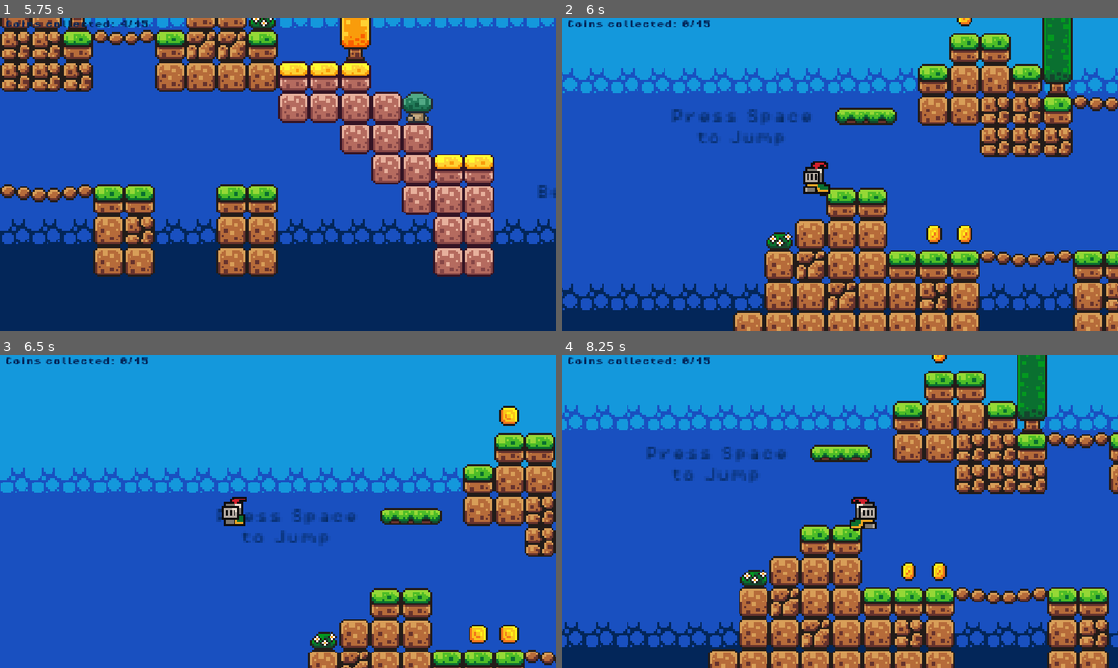
Above: before the commit, frames 1-4 (two rows, left to right).
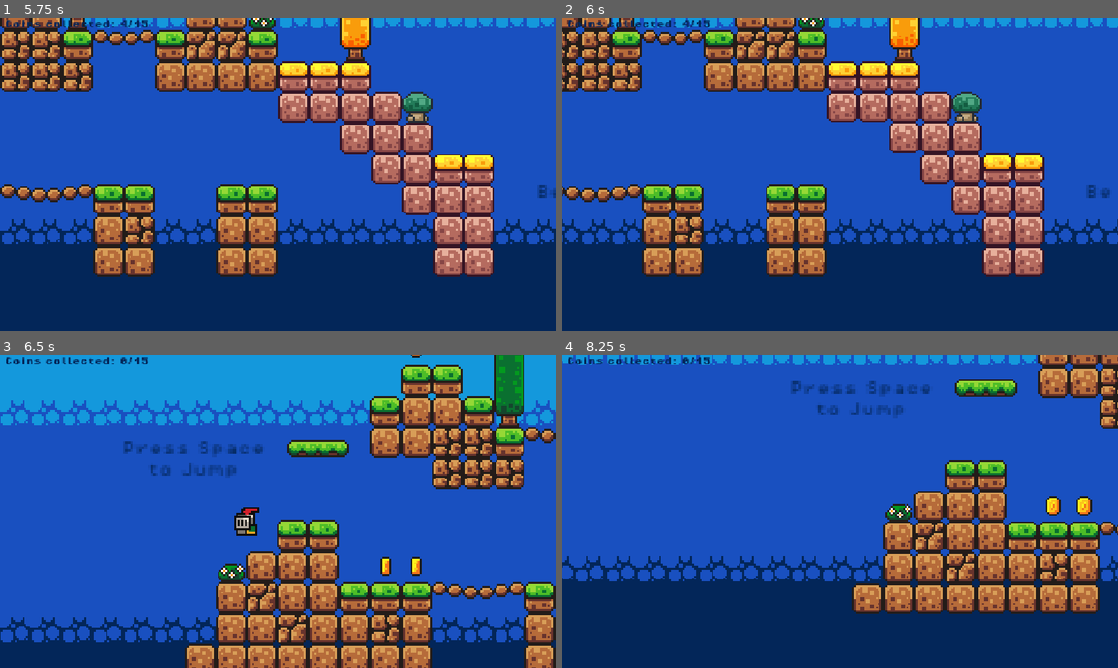
Above: after the commit, the same moments.

Repository: andymiao35/godot_practice_projects
Game: Godot game, scene res://scenes/game.tscn
The game is run twice, just before and just after one commit, with the same random seed, the same clock (stepped at 60 frames per second) and the same inputs.
Inputs:
- Up to frame 1 (5.75 s): tap Space (jump) at 0.5, 0.6, 0.77, 1.07, 1.25, 1.35, 1.52, 1.82, 2, 2.1, 2.75, 2.85, 3.02, 3.32, 3.5, 3.6, 3.77, 4.07, 4.25, 4.35, 4.52, 4.82, 5.1 s; hold Right (move_right) 0.53-2.03 s; hold Left (move_left) 2.03-2.78 s; hold Right (move_right) 2.78-4.28 s; hold Left (move_left) 4.28-5.03 s; hold Right (move_right) from 5.03 s (still down)
- Up to frame 2 (6 s): release Right (move_right) at 5.78 s; hold Left (move_left) from 5.78 s (still down); tap Space (jump) at 5.85 s
- Up to frame 3 (6.5 s): keep holding Left (move_left); tap Space (jump) at 6.02, 6.32 s
- Up to frame 4 (8.25 s): tap Space (jump) at 6.6, 6.77, 7.07, 7.35, 7.52, 7.82, 8.1 s; release Left (move_left) at 7.28 s; hold Right (move_right) from 7.28 s (still down)

Frame 1 is identical in both runs. In frame 2, 66% of the frame differs, in the area x 0-100%, y 0-100%; in frame 3, 50%; in frame 4, 63%.

Commit message:
feat: added death sound effect

Diff:
--- a/p1_youtube_brackeys_tutorial/scenes/killzone.tscn
+++ b/p1_youtube_brackeys_tutorial/scenes/killzone.tscn
@@ -1,14 +1,18 @@
 [gd_scene format=3 uid="uid://bnirjn0ifs723"]
 
 [ext_resource type="Script" uid="uid://jhnurmit3w3p" path="res://scripts/killzone.gd" id="1_xlapc"]
+[ext_resource type="AudioStream" uid="uid://dms21sd6w1rfs" path="res://assets/sounds/explosion.wav" id="2_kl8fp"]
 
 [node name="Killzone" type="Area2D" unique_id=1217211395]
 collision_mask = 2
 script = ExtResource("1_xlapc")
 
 [node name="Timer" type="Timer" parent="." unique_id=1265202024]
-wait_time = 0.6
+wait_time = 0.8
 one_shot = true
+
+[node name="DeathSoundEffect" type="AudioStreamPlayer2D" parent="." unique_id=947071638]
+stream = ExtResource("2_kl8fp")
 
 [connection signal="body_entered" from="." to="." method="_on_body_entered"]
 [connection signal="timeout" from="Timer" to="." method="_on_timer_timeout"]
--- a/p1_youtube_brackeys_tutorial/scenes/player.tscn
+++ b/p1_youtube_brackeys_tutorial/scenes/player.tscn
@@ -192,6 +192,6 @@
 wait_time = 0.15
 one_shot = true
 
-[node name="AudioStreamPlayer2D" type="AudioStreamPlayer2D" parent="." unique_id=346540002]
+[node name="JumpSoundEffect" type="AudioStreamPlayer2D" parent="." unique_id=346540002]
 stream = ExtResource("3_qhqgy")
 bus = &"SFX"
--- a/p1_youtube_brackeys_tutorial/scripts/killzone.gd
+++ b/p1_youtube_brackeys_tutorial/scripts/killzone.gd
@@ -1,12 +1,13 @@
 extends Area2D
 
 @onready var timer: Timer = $Timer
+@onready var death_sound_effect: AudioStreamPlayer2D = $DeathSoundEffect
 
 func _on_body_entered(body: Node2D) -> void:
 	Engine.time_scale = 0.5
 	body.get_node("CollisionShape2D").queue_free()
+	death_sound_effect.play()
 	timer.start()
-	pass # Replace with function body.
 
 
 func _on_timer_timeout() -> void:
--- a/p1_youtube_brackeys_tutorial/scripts/player.gd
+++ b/p1_youtube_brackeys_tutorial/scripts/player.gd
@@ -5,7 +5,7 @@
 const JUMP_VELOCITY = -300.0
 @onready var animated_sprite_2d: AnimatedSprite2D = $AnimatedSprite2D
 @onready var coyote_timer: Timer = $CoyoteTimer
-@onready var audio_stream_player_2d: AudioStreamPlayer2D = $AudioStreamPlayer2D
+@onready var jump_sound_effect: AudioStreamPlayer2D = $JumpSoundEffect
 
 
 func _physics_process(delta: float) -> void:
@@ -16,7 +16,7 @@
 	# Section: Handle jump
 	if Input.is_action_just_pressed("jump") and (is_on_floor() or not coyote_timer.is_stopped()):
 		velocity.y = JUMP_VELOCITY
-		audio_stream_player_2d.play()
+		jump_sound_effect.play()
 
 
 
